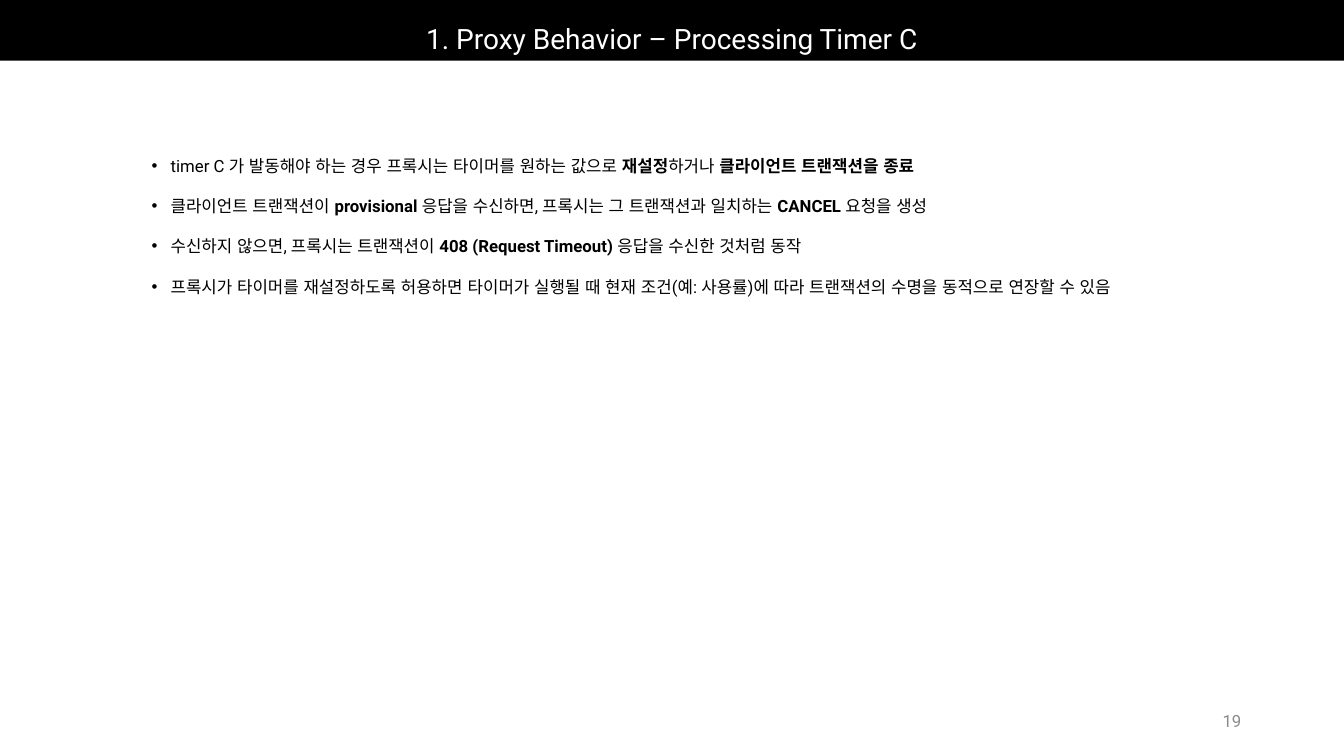
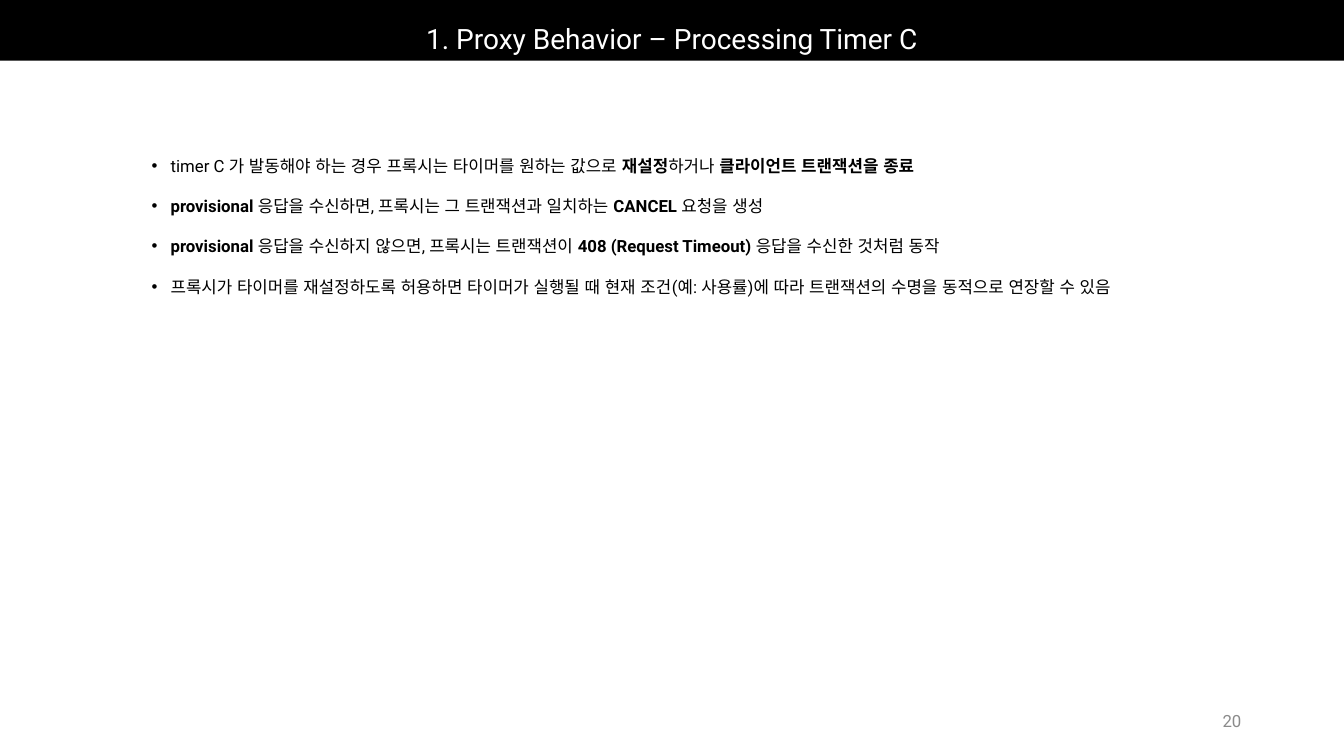
Before and after one commit to Epsilonely/SIP-Survey, a slide deck: slide 20 of 세미나 3차.pptx (slide 19 before the commit). Drawn at 1344x756 pixels with LibreOffice and Linux fonts; fonts in the diff are those of the drawing. Boxes give left, top, right and bottom in pixels: in the first picture for what was removed or moved away, otherwise in the second. Text is boxed around its words. In the diff, an @@ line names an element or a change of style, - is before the commit and + after.

```diff
--- a/세미나 3차.pptx
+++ b/세미나 3차.pptx
@@ text at (171,198,940,256): text changed @@
-• 클라이언트 트랜잭션이 provisional 응답을 수신하면, 프록시는 그 트랜잭션과 일치하는 CANCEL 요청을 생성
-• 수신하지 않으면, 프록시는 트랜잭션이 408 (Request Timeout) 응답을 수신한 것처럼 동작
+• provisional 응답을 수신하면, 프록시는 그 트랜잭션과 일치하는 CANCEL 요청을 생성
+• provisional 응답을 수신하지 않으면, 프록시는 트랜잭션이 408 (Request Timeout) 응답을 수신한 것처럼 동작
@@ page number at (1223,715,1242,727): text changed @@
-19
+20
```
Also in this commit, not shown: 20 other slides changed, 2 slides added, 1 slide removed.
